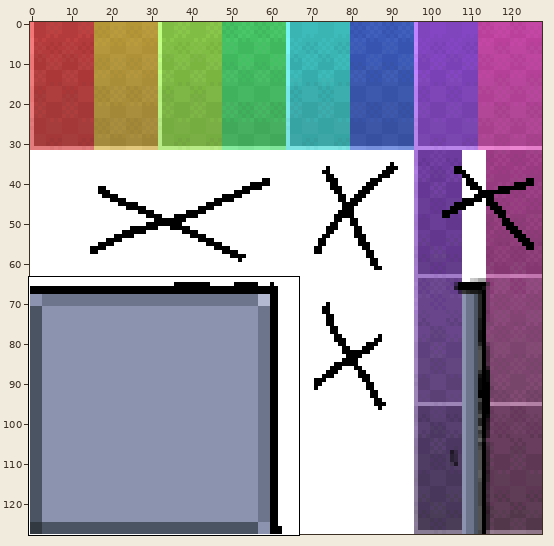
Sprite sheet: Assets/Assets/Textures/FloorA_3x3_Tex.png. The picture above shows the old version from afar; the outline marks the close-up.
Close-up. Before the commit:
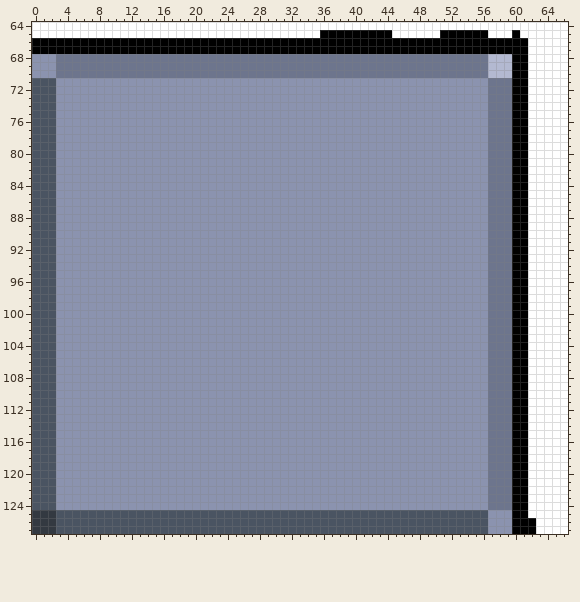
The file is 128x128 pixels. Colours within 5 levels of each other are drawn and written as one. Shown: x 0..66, y 64..127.
After the commit:
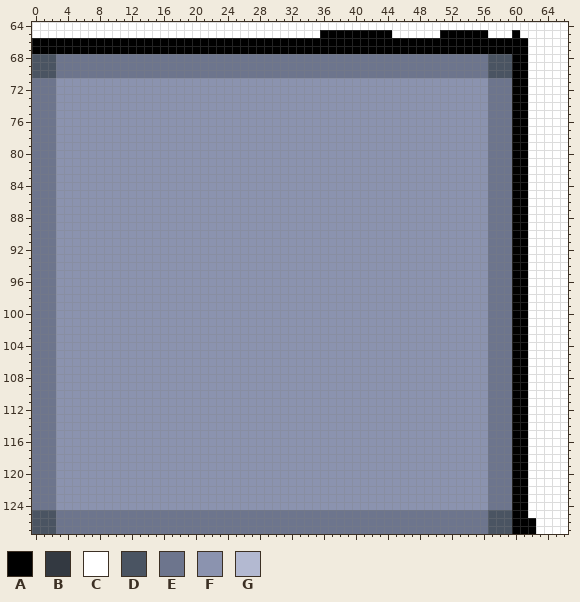
Palette (. is transparent): A #000000  B #333941  C #ffffff  D #4a5462  E #6d758d  F #8b93af  G #b3b9d1
The exact change:
Colour B gives way to colour D in rows 125 to 127 at x 0 to 2.
Colour F gives way to colour D in rows 68 to 70 at x 0 to 2; in rows 125 to 127 at x 57 to 59.
Colour G gives way to colour D in rows 68 to 70 at x 57 to 59.
Colour D gives way to colour E in rows 71 to 124 at x 0 to 2; in rows 125 to 127 at x 3 to 56.
Boxes around the changes in both close-ups, in picture pixels (x1, y1, x2, y2):
changed: (32, 54, 512, 534)
